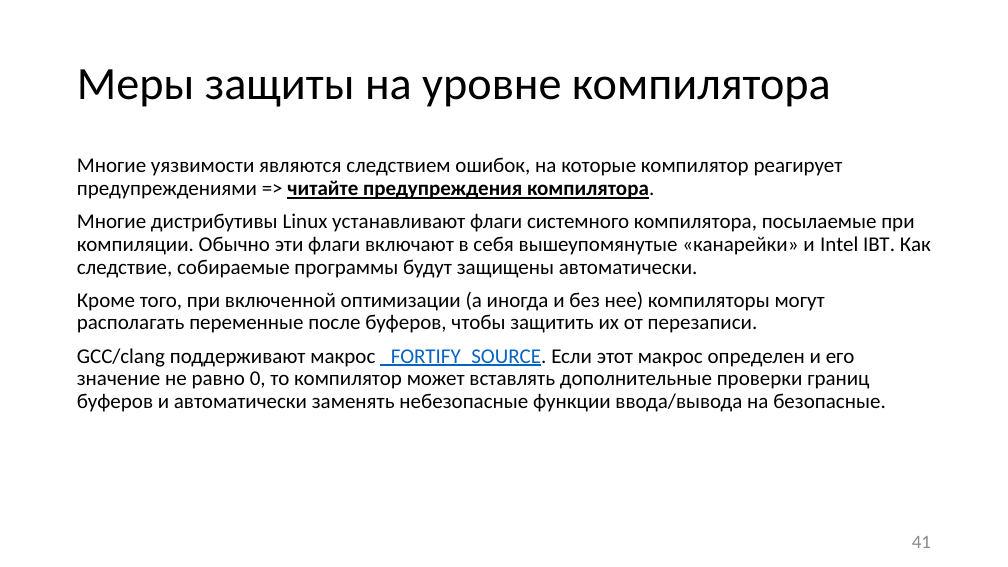
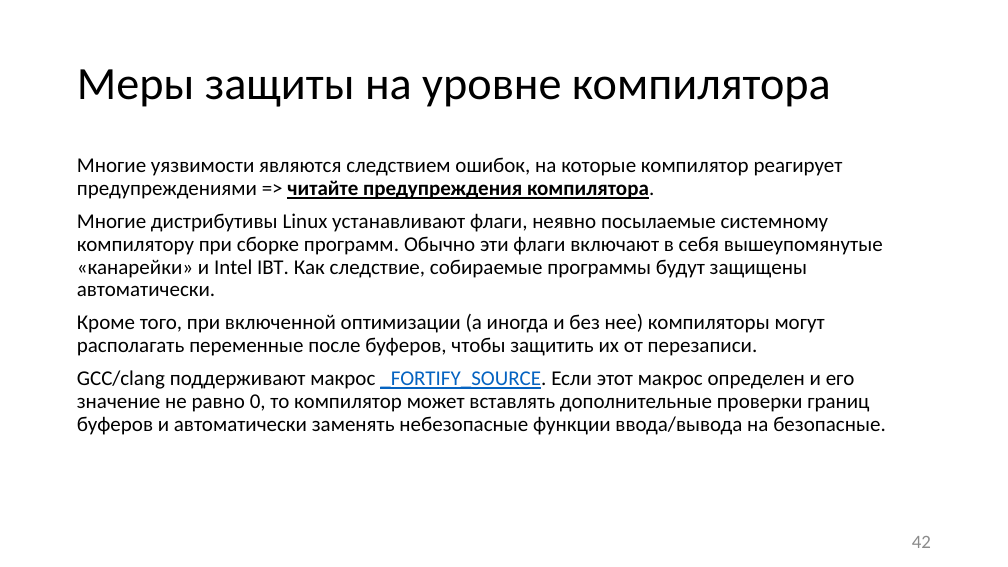
Before and after one commit to itsecd/low-level-programming, a slide deck: slide 42 of Lectures/6.Vulnerabilities/Lecture6.pptx (slide 41 before the commit). Drawn at 1008x567 pixels with LibreOffice and Linux fonts; fonts in the diff are those of the drawing. Boxes give left, top, right and bottom in pixels: in the first picture for what was removed or moved away, otherwise in the second. Text is boxed around its words. In the diff, an @@ line names an element or a change of style, - is before the commit and + after.

```diff
--- a/Lectures/6.Vulnerabilities/Lecture6.pptx
+++ b/Lectures/6.Vulnerabilities/Lecture6.pptx
@@ text at [77,213,883,296]: text changed @@
-Многие дистрибутивы Linux устанавливают флаги системного компилятора, посылаемые при компиляции. Обычно эти флаги включают в себя вышеупомянутые «канарейки» и Intel IBT. Как следствие, собираемые программы будут защищены автоматически.
+Многие дистрибутивы Linux устанавливают флаги, неявно посылаемые системному компилятору при сборке программ. Обычно эти флаги включают в себя вышеупомянутые «канарейки» и Intel IBT. Как следствие, собираемые программы будут защищены автоматически.
@@ page number at [912,536,931,548]: text changed @@
-41
+42
```
Also in this commit, not shown: 26 other slides changed, 2 slides added, 1 slide removed, 1 other file.
